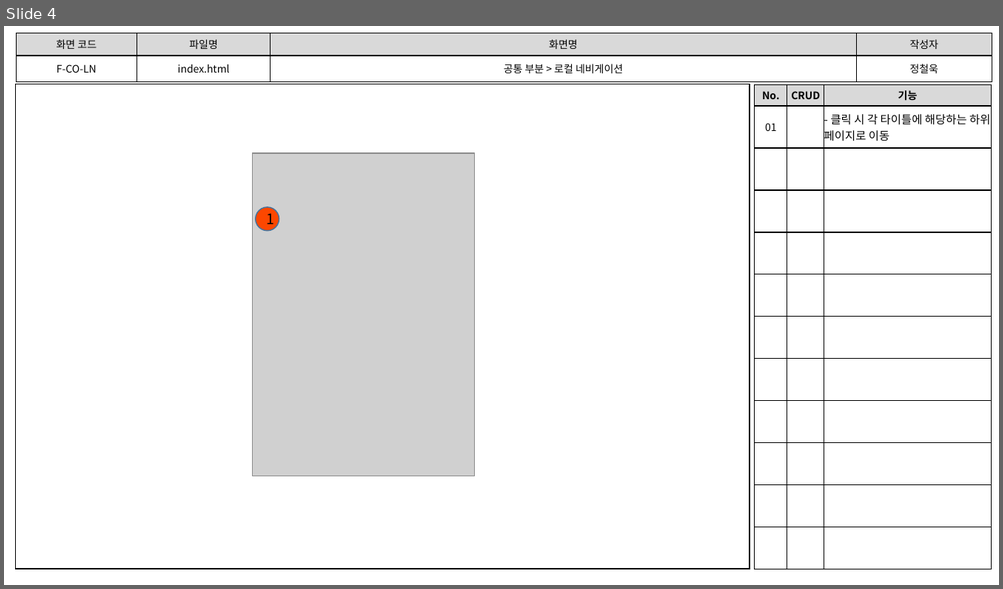
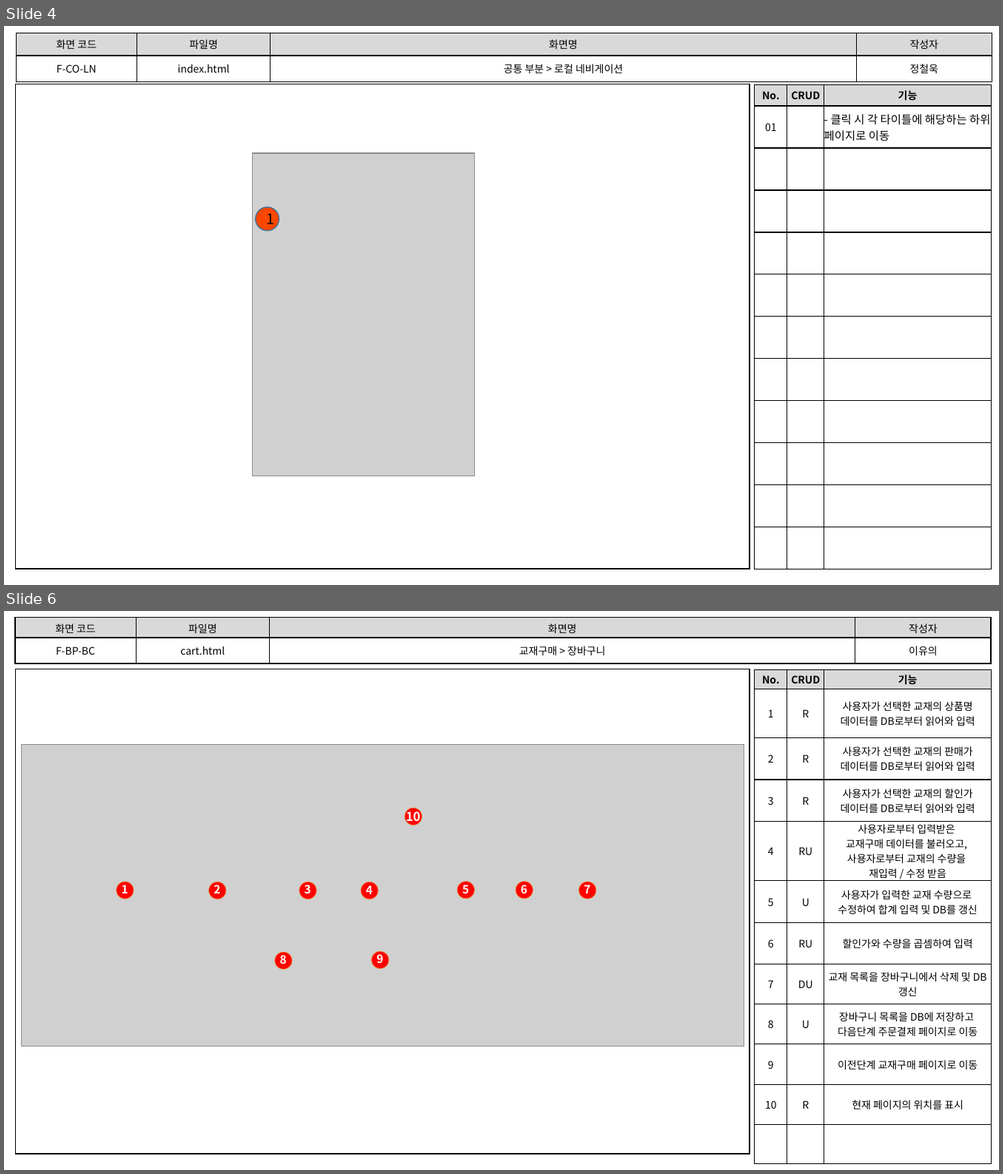
Before and after one commit to index506/cosmo6th_3thGroup, a slide deck: Text/02.화면설계도/3th_Project_화면 설계도(09.23).pptx. Shown one above the other, each under a label of ours: slide 4 before the commit, slides 4 and 6 after it; the slides between them are not shown. The pictures are 1003x589 and 1003x1174 pixels, drawn with LibreOffice and Linux fonts; fonts in the diff are those of the drawing; grey boxes stand for pictures. Boxes give left, top, right and bottom in pixels: in the first picture for what was removed or moved away, otherwise in the second. Text is boxed around its words. In the diff, an @@ line names an element or a change of style, - is before the commit and + after.

```diff
--- a/Text/02.화면설계도/3th_Project_화면 설계도(09.23).pptx
+++ b/Text/02.화면설계도/3th_Project_화면 설계도(09.23).pptx
@@ slide 6 added at box(4, 611, 999, 1170), background #FFFFFF @@
@@ table added at box(15, 618, 991, 664), 2 rows, 4 columns @@
+화면 코드 | 파일명 | 화면명 | 작성자
+F-BP-BC | cart.html | 교재구매 > 장바구니 | 이유의
@@ rectangle added at box(16, 669, 750, 1154), outline #000000 1 pt @@
@@ table added at box(754, 670, 992, 1155), 12 rows, 3 columns @@
+No. | CRUD | 기능
+1 | R | 사용자가 선택한 교재의 상품명 데이터를 DB로부터 읽어와 입력
+2 | R | 사용자가 선택한 교재의 판매가 데이터를 DB로부터 읽어와 입력
+3 | R | 사용자가 선택한 교재의 할인가 데이터를 DB로부터 읽어와 입력
+4 | RU | 사용자로부터 입력받은 / 교재구매 데이터를 불러오고, / 사용자로부터 교재의 수량을 / 재입력 / 수정 받음
+5 | U | 사용자가 입력한 교재 수량으로 / 수정하여 합계 입력 및 DB를 갱신
+6 | RU | 할인가와 수량을 곱셈하여 입력
+7 | DU | 교재 목록을 장바구니에서 삭제 및 DB갱신
+8 | U | 장바구니 목록을 DB에 저장하고 / 다음단계 주문결제 페이지로 이동
+9 |  | 이전단계 교재구매 페이지로 이동
+10 | R | 현재 페이지의 위치를 표시
+ |  | 
@@ picture added at box(21, 744, 744, 1048) @@
@@ ellipse added at box(404, 808, 422, 825), fill #FF0000, outline #ED7D31 0.5 pt @@
@@ text added at box(406, 809, 421, 825), 12 pt, text #FFFFFF, bold @@
+10
@@ ellipse added at box(116, 882, 134, 899), fill #FF0000, outline #ED7D31 0.5 pt @@
@@ text added at box(122, 885, 128, 894), 11 pt, text #FFFFFF, bold @@
+1
@@ ellipse added at box(209, 882, 226, 899), fill #FF0000, outline #ED7D31 0.5 pt @@
@@ text added at box(213, 883, 220, 894), 11 pt, text #FFFFFF, bold @@
+2
@@ ellipse added at box(299, 882, 316, 899), fill #FF0000, outline #ED7D31 0.5 pt @@
@@ text added at box(304, 883, 311, 894), 11 pt, text #FFFFFF, bold @@
+3
@@ ellipse added at box(361, 883, 378, 900), fill #FF0000, outline #ED7D31 0.5 pt @@
@@ text added at box(366, 883, 373, 894), 11 pt, text #FFFFFF, bold @@
+4
@@ ellipse added at box(457, 882, 474, 899), fill #FF0000, outline #ED7D31 0.5 pt @@
@@ text added at box(462, 882, 469, 894), 11 pt, text #FFFFFF, bold @@
+5
@@ ellipse added at box(516, 882, 533, 899), fill #FF0000, outline #ED7D31 0.5 pt @@
@@ text added at box(521, 882, 527, 894), 11 pt, text #FFFFFF, bold @@
+6
@@ ellipse added at box(578, 882, 596, 899), fill #FF0000, outline #ED7D31 0.5 pt @@
@@ text added at box(583, 883, 590, 894), 11 pt, text #FFFFFF, bold @@
+7
@@ ellipse added at box(275, 953, 292, 970), fill #FF0000, outline #ED7D31 0.5 pt @@
@@ text added at box(280, 953, 287, 964), 11 pt, text #FFFFFF, bold @@
+8
@@ ellipse added at box(372, 952, 389, 969), fill #FF0000, outline #ED7D31 0.5 pt @@
@@ text added at box(376, 952, 383, 963), 11 pt, text #FFFFFF, bold @@
+9
```
Also in this commit, not shown: 6 other slides added, 5 other files.
